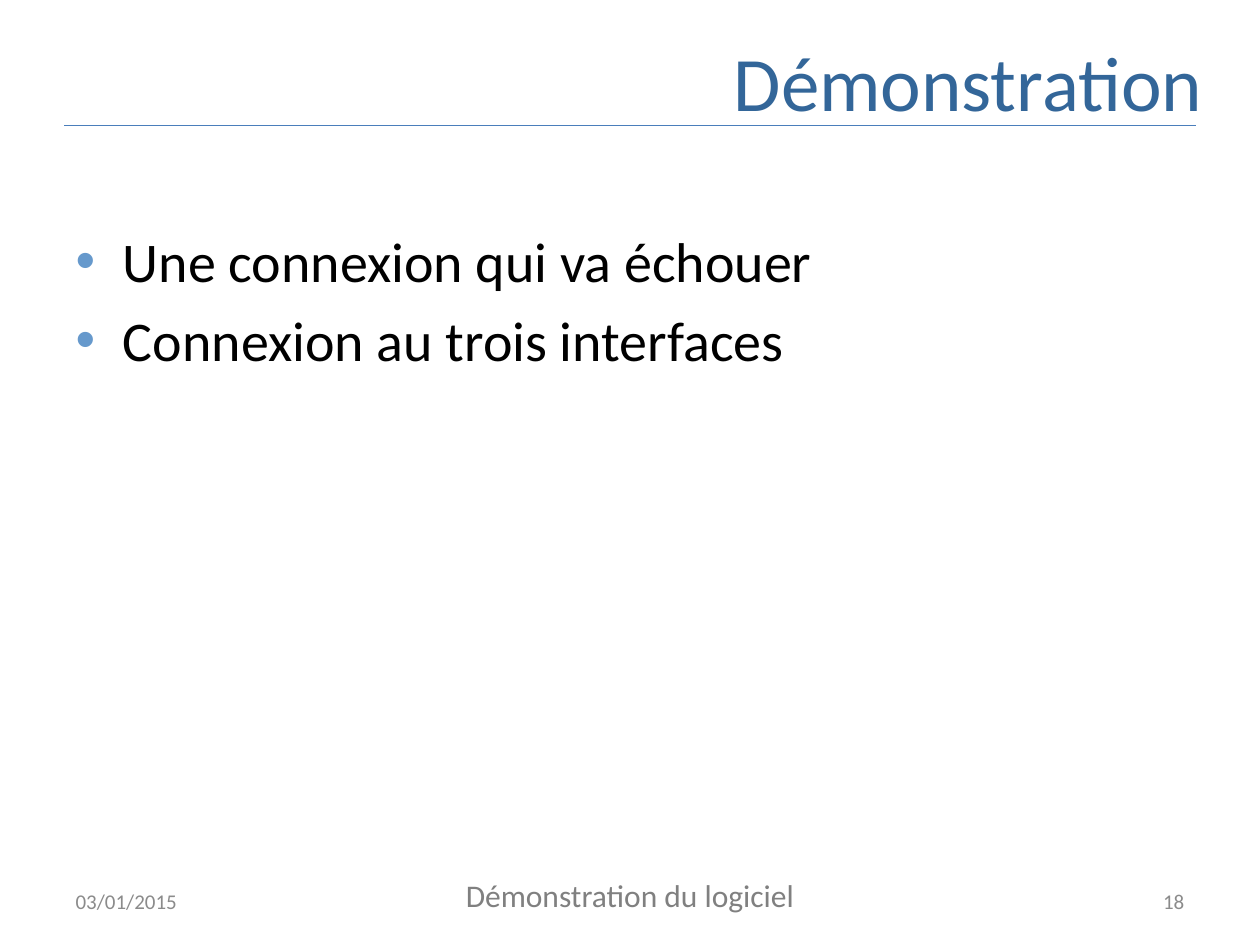
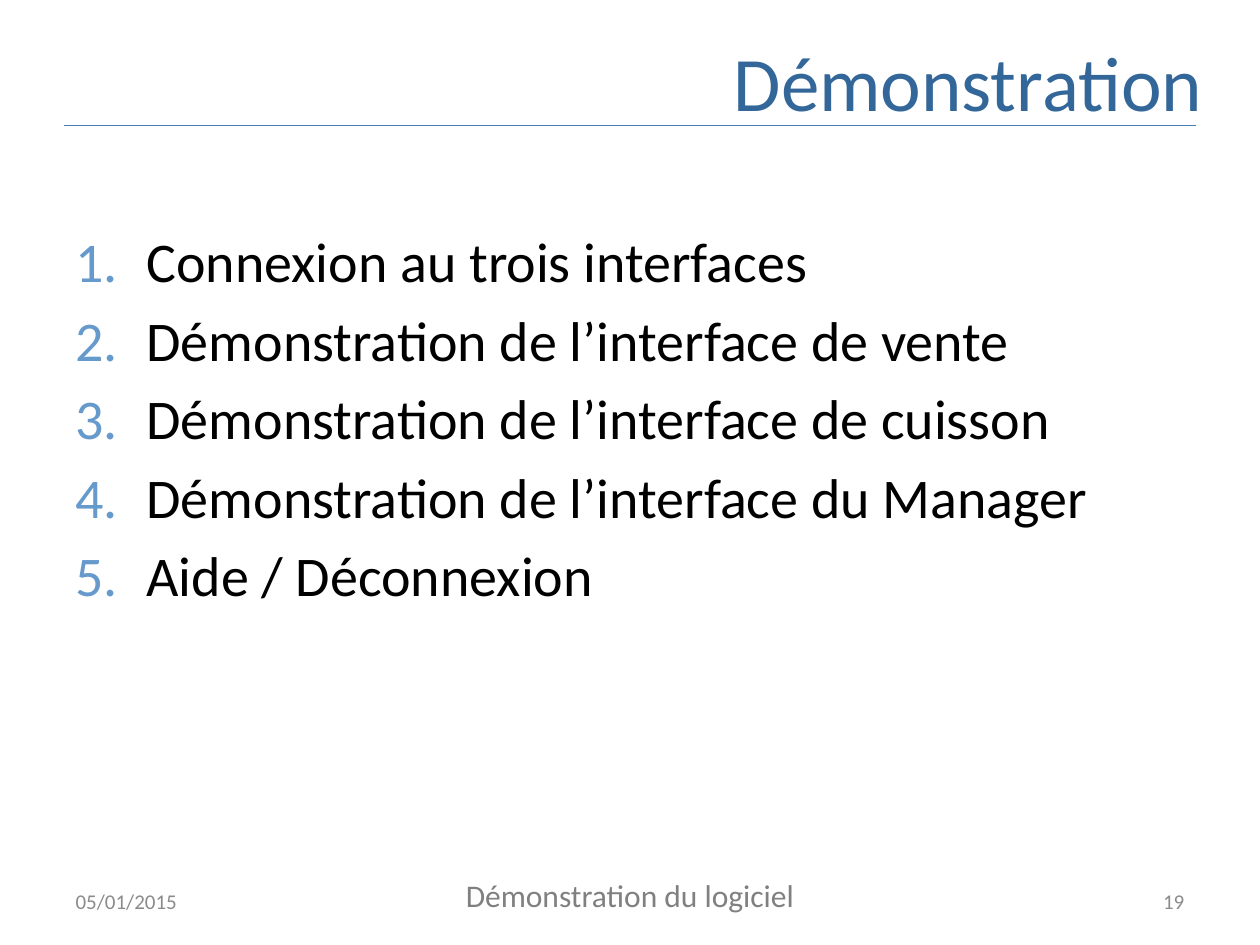
Before and after one commit to AppInfoCPE/genielog, a slide deck: slide 19 of Documentation/presentation.pptx (slide 18 before the commit). Drawn at 1260x945 pixels with LibreOffice and Linux fonts; fonts in the diff are those of the drawing. Boxes give left, top, right and bottom in pixels: in the first picture for what was removed or moved away, otherwise in the second. Text is boxed around its words. In the diff, an @@ line names an element or a change of style, - is before the commit and + after.

```diff
--- a/Documentation/presentation.pptx
+++ b/Documentation/presentation.pptx
@@ text at bbox=[123, 243, 811, 291]: paragraph removed @@
-• Une connexion qui va échouer
@@ text at bbox=[146, 243, 807, 283]: bullet • to 1. @@
@@ text at bbox=[146, 321, 1087, 597]: paragraphs added @@
+2. Démonstration de l’interface de vente
+3. Démonstration de l’interface de cuisson
+4. Démonstration de l’interface du Manager
+5. Aide / Déconnexion
@@ text at bbox=[76, 894, 177, 910]: text changed @@
-03/01/2015
+05/01/2015
@@ page number at bbox=[1163, 895, 1184, 909]: text changed @@
-18
+19
```
Also in this commit, not shown: 17 other slides changed, 2 slides added, 1 slide removed.
